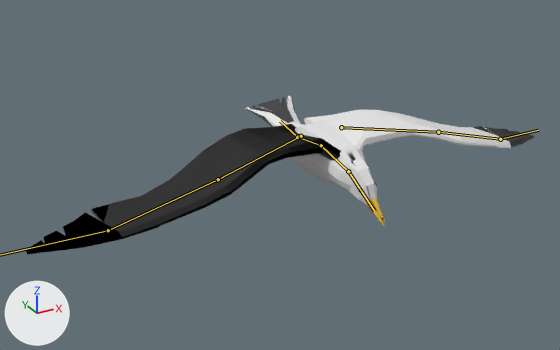
Renders of the glTF model public/models/seagull-animated.glb from each side of a commit.
Rendered twice from a 50 mm camera at (-1.77, -0.97, 5.71) aimed at (0.2, 2.61, 3.92). The lights are fixed; the arrows at lower left show +X, +Y and +Z. The first picture is the older version. Both versions are drawn at frame 189 of the action 'planer 2'; the numbers are the values there. The bones that change, and the others that lie on the model, are drawn over the model as lines.
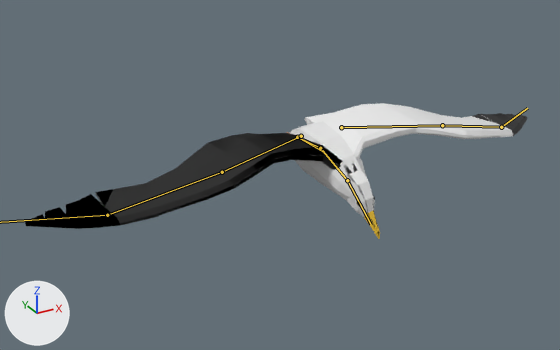
Pixel boxes [x1, y1, x2, y2] of what changed, in the pictures (560 x 350 px):
'Object_15', posed: before [43, 124, 341, 239]; after [96, 133, 343, 225]
'Object_18', posed (33% taller): before [304, 110, 511, 151]; after [305, 103, 513, 158]
'Object_7', posed (35% narrower, 13% shorter): before [246, 96, 377, 206]; after [290, 121, 375, 217]
'Object_16', posed (20% shorter): before [26, 204, 123, 254]; after [25, 189, 120, 229]
'Object_19', posed (10% narrower): before [472, 126, 534, 148]; after [472, 113, 528, 136]
'Object_8', posed (not visible afterwards): before [247, 96, 300, 127]
'Object_9', posed (11% narrower): before [367, 198, 385, 226]; after [364, 211, 380, 239]
bone 'Bone_2', root to tip: before (297, 137) to (321, 145); after (297, 137) to (320, 148)
bone 'Bone.001_1', root to tip: before (321, 145) to (348, 171); after (320, 148) to (347, 180)
bone 'Bone.003_3', root to tip: before (297, 137) to (280, 121); after (297, 137) to (323, 152)
bone 'aile1.L_6', root to tip: before (341, 127) to (438, 132); after (341, 127) to (442, 125)
bone 'aile2.L_5', root to tip: before (438, 132) to (500, 139); after (442, 125) to (501, 127)
bone 'aile3.L_4', root to tip: before (500, 139) to (538, 130); after (501, 127) to (527, 108)
bone 'aile1.R_9', root to tip: before (301, 136) to (218, 179); after (301, 136) to (222, 172)
bone 'aile2.R_8', root to tip: before (218, 179) to (108, 230); after (222, 172) to (107, 215)

The change in detail:
Bone 'Bone_2' (bone_bone_2) turns from (-75, 3, -5) to (-72, 4, -7) degrees about its own x, y and z.
Bone 'Bone.001_1' (bone_bone_001_1) turns from (0, 0, 0) to (8, -1, -1) degrees about its own x, y and z.
Bone 'Bone.003_3' (bone_bone_003_3) turns from (25, -16, 43) to (-38, 1, -137) degrees about its own x, y and z.
Bone 'aile1.L_6' (bone_aile1_l_6) turns from (-7, -81, -12) to (-23, -74, 7) degrees about its own x, y and z.
Bone 'aile2.L_5' (bone_aile2_l_5) turns from (-1, -2, 20) to (-8, -5, 17) degrees about its own x, y and z.
Bone 'aile3.L_4' (bone_aile3_l_4) turns from (1, -1, 7) to (-4, -1, 9) degrees about its own x, y and z.
Bone 'aile1.R_9' (bone_aile1_r_9) turns from (-7, 81, 12) to (-23, 74, -7) degrees about its own x, y and z.
Bone 'aile2.R_8' (bone_aile2_r_8) turns from (-1, 2, -20) to (-8, 5, -17) degrees about its own x, y and z.
Bone 'aile3.R_7' (bone_aile3_r_7) turns from (1, 1, -7) to (-4, 1, -9) degrees about its own x, y and z.
